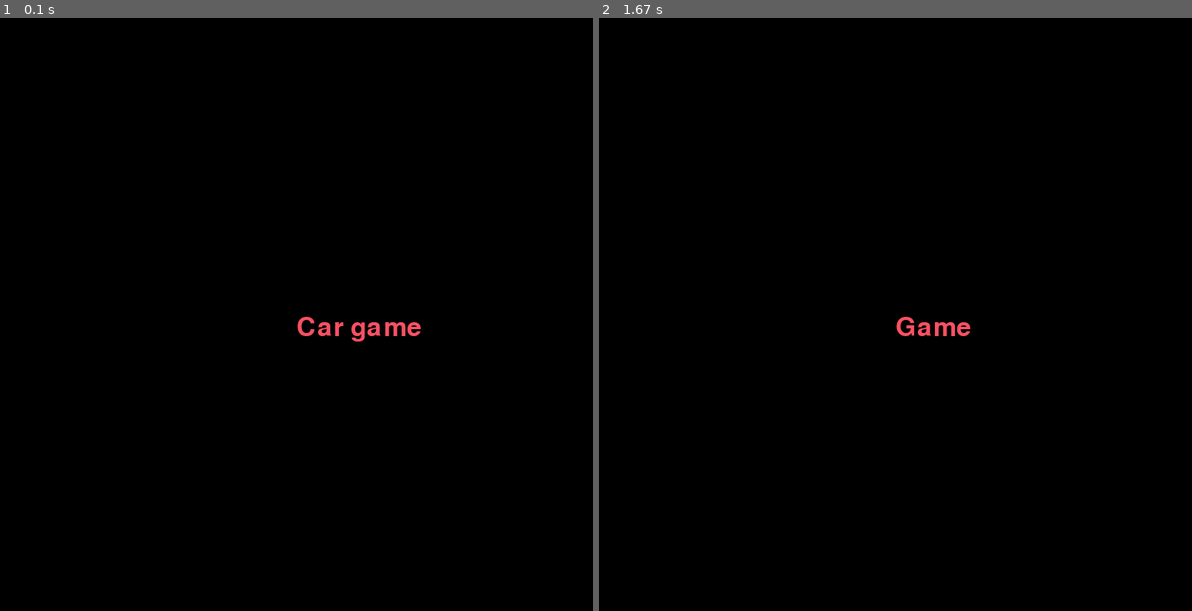
Above: before the commit, frames 1-2 (left to right).
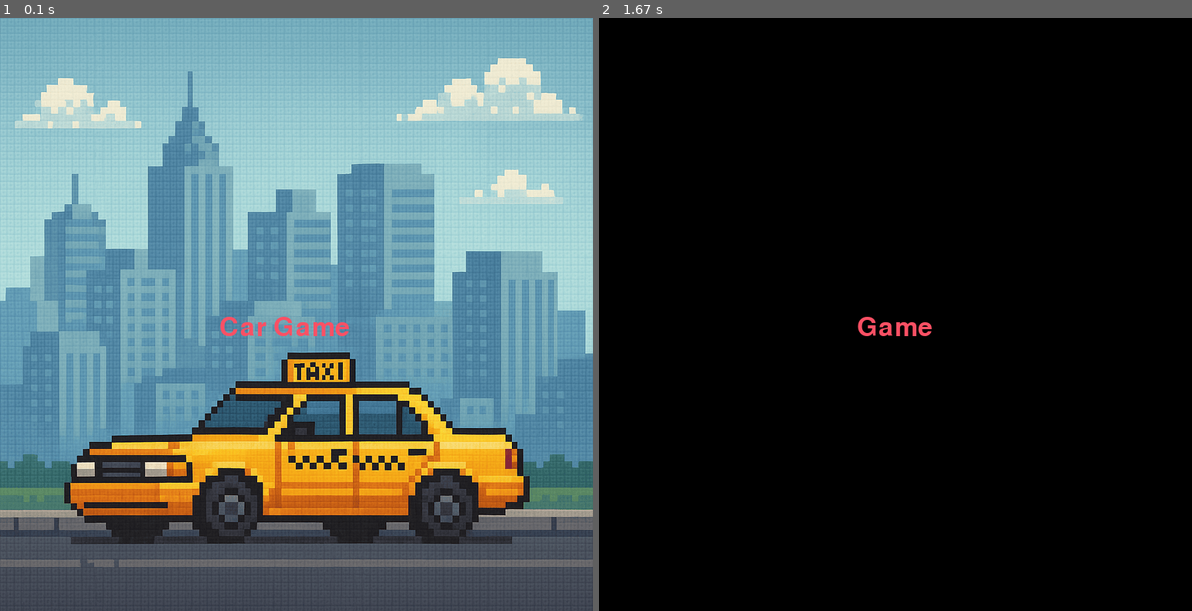
Above: after the commit, the same moments.

Repository: jirihos/UUN-Pygame-workshop
Game: pygame game, started from src/main.py
Same seed, same stepped clock (60 frames per second), same inputs: the game is played once before the commit and once after it.
Inputs (mouse positions are in pixels of both pictures, inside the frame that each line leads up to):
- Up to frame 1 (0.1 s): no input
- Up to frame 2 (1.67 s): press the mouse at (895, 314) at 0.37 s; move the mouse to (806, 267) at 0.47 s; release the mouse at (711, 225) at 0.6 s

The runs differ from the first frame. In frame 1, 100% of the frame differs, in the area x 0-100%, y 0-100%; in frame 2, 0.3%.

Commit message:
Background and play icon - fix issue with window

Diff:
--- a/src/main.py
+++ b/src/main.py
@@ -1,72 +1,55 @@
-import pygame, sys
+import pygame
+import sys
 from scenes.mainmenu import MainMenu
 from scenes.game import Game
 
-BLACK = (0,0,0)
+# Colors (not used yet, but you can use them)
+BLACK = (0, 0, 0)
+WHITE = (255, 255, 255)
+RED   = (255, 0, 0)
+GREEN = (0, 255, 0)
+BLUE  = (0, 0, 255)
 PURPLE = (150, 10, 100)
-RED = (255, 0, 0)
-GREEN = (0,255, 0)
-BLUE  = (0, 0, 255)
-WHITE = (0, 0, 0)
 
+# Dimensions and FPS
 WIDTH = 768
 HEIGHT = 768
 FPS = 45
 
-
+# Pygame initialization
 pygame.init()
-
-# Grafika!
-
-
-# Definice spritu
-
-
-# Nastaveni okna aj.
 screen = pygame.display.set_mode((WIDTH, HEIGHT))
-pygame.display.set_caption("My caption of the game")
-
-
-# hodiny - FPS CLOCK / heart rate
+pygame.display.set_caption("Rubert Car Game")
 clock = pygame.time.Clock()
 
-# Kolecke spritů
-my_sprites = pygame.sprite.Group()
-
-# start:
-running = True
-
+# ===== Scene switching =====
 current_scene = None
 def switch_to_game():
     global current_scene
     current_scene = Game(screen)
-current_scene = MainMenu(screen, lambda: switch_to_game())
 
-# cyklus udrzujici okno v chodu
+# Start the default scene (menu)
+current_scene = MainMenu(screen, switch_to_game)
+
+# ===== Main loop =====
+running = True
 while running:
-    # FPS kontrola / jeslti bezi dle rychlosti!
     dt = clock.tick(FPS)
 
-    if current_scene is not None:
-        current_scene.loop(dt)
-        continue
-
-    # Event
+    # Events
     for event in pygame.event.get():
-        # print(event) - pokud potrebujete info co se zmacklo.
         if event.type == pygame.QUIT:
             running = False
 
+        if hasattr(current_scene, "handle_event"):
+            result = current_scene.handle_event(event)
+            if result == "exit":
+                running = False
 
-    # Update
-    my_sprites.update()
+    # Logic + rendering of the current scene
+    if current_scene is not None:
+        current_scene.loop(dt)
 
-
-    # Render
-    # screen.fill(BLACK)
-    # my_sprites.draw(screen)
-    # pygame.display.flip()
-
-
-
+# Exit
 pygame.quit()
+sys.exit()
--- a/src/menubutton.py
+++ b/src/menubutton.py
@@ -1,15 +1,33 @@
 import pygame
+import os
 
 class MenuButton(pygame.sprite.Sprite):
-    def __init__(self, x, y, width, height, callback):
+    def __init__(self, x, y, callback):
         super().__init__()
-        self.image = pygame.Surface((width, height))
-        self.image.fill((200, 30, 30))
-        self.rect = self.image.get_rect()
-        self.rect.topleft = (x, y)
+        base_path = os.path.dirname(__file__)
+        self.image_idle = pygame.image.load(os.path.join(base_path, "tiles/menu/arrow_decorative_e_green.png")).convert_alpha()
+        self.image_hover = pygame.image.load(os.path.join(base_path, "tiles/menu/arrow_decorative_e_yellow.png")).convert_alpha()
+        self.image_click = pygame.image.load(os.path.join(base_path, "tiles/menu/arrow_decorative_e_grey.png")).convert_alpha()
+
+        self.image = self.image_idle
+        self.rect = self.image.get_rect(center=(x, y))
+
         self.callback = callback
+        self.clicked = False
 
     def update(self):
-        left_mouse_btn = pygame.mouse.get_pressed()[0]
-        if left_mouse_btn and self.rect.collidepoint(pygame.mouse.get_pos()):
-            self.callback()
+        mouse_pos = pygame.mouse.get_pos()
+        mouse_pressed = pygame.mouse.get_pressed()[0]
+
+        if self.rect.collidepoint(mouse_pos):
+            if mouse_pressed:
+                self.image = self.image_click
+                if not self.clicked:
+                    self.clicked = True
+                    self.callback()
+            else:
+                self.image = self.image_hover
+                self.clicked = False
+        else:
+            self.image = self.image_idle
+            self.clicked = False
--- a/src/scenes/game.py
+++ b/src/scenes/game.py
@@ -1,22 +1,21 @@
 import pygame
+import sys
 
 class Game():
     def __init__(self, screen: pygame.Surface):
         self.screen = screen
 
+    def handle_event(self, event):
+        if event.type == pygame.QUIT:
+            return "exit"
+
     def loop(self, dt):
-        # Event
-        for event in pygame.event.get():
-            if event.type == pygame.QUIT:
-                pygame.quit()
-                # TODO
-
         # Update
         myfont = pygame.font.SysFont("None", 50)
-        text = myfont.render(f"Game", True, (250,80,100))
+        text = myfont.render("Game", True, (250, 80, 100))
 
         # Render
         self.screen.fill((0, 0, 0))
-        self.screen.blit(text, (self.screen.get_width()/2, self.screen.get_height()/2))
+        self.screen.blit(text, (self.screen.get_width() // 2 - 50, self.screen.get_height() // 2))
 
         pygame.display.flip()
--- a/src/scenes/mainmenu.py
+++ b/src/scenes/mainmenu.py
@@ -1,42 +1,49 @@
 import pygame
 from menubutton import MenuButton
+import os
 
 class MainMenu():
     def __init__(self, screen: pygame.Surface, switch_to_game):
         self.intro_timer = 1000
         self.screen = screen
+        self.switch_to_game = switch_to_game
+
+        # Load background image
+        base_path = os.path.dirname(__file__)
+        self.background = pygame.image.load(os.path.join(base_path, "../tiles/menu/background.png")).convert()
+
+        # Buttons
         self.buttons = pygame.sprite.Group()
-        self.buttons.add(MenuButton(self.screen.get_width()/2, self.screen.get_height()/2, 100, 50, lambda: self.start_game()))
-        self.switch_to_game = switch_to_game
+        self.buttons.add(MenuButton(
+            self.screen.get_width() // 2,
+            self.screen.get_height() // 2,
+            lambda: self.start_game()
+        ))
 
     def start_game(self):
         self.switch_to_game()
 
+    def handle_event(self, event):
+        pass
+
     def loop(self, dt):
-        # Event
-        for event in pygame.event.get():
-            if event.type == pygame.QUIT:
-                pygame.quit()
-                # TODO
-
         # Update
         self.intro_timer -= dt
-
-        myfont = pygame.font.SysFont("None", 50)
-        text = myfont.render(f"Car game", True, (250,80,100))
 
         intro = self.intro_timer > 0
         menu = not intro
 
         self.buttons.update()
 
-        # Render
-        self.screen.fill((0, 0, 0))
+        # Render background image
+        self.screen.blit(self.background, (0, 0))
+
         if intro:
-            self.screen.blit(text, (self.screen.get_width()/2, self.screen.get_height()/2))
+            myfont = pygame.font.SysFont("None", 50)
+            text = myfont.render("Car Game", True, (250, 80, 100))
+            self.screen.blit(text, (self.screen.get_width() // 2 - 100, self.screen.get_height() // 2))
 
         if menu:
             self.buttons.draw(self.screen)
 
-
         pygame.display.flip()
Binary file added: src/Tiles/menu/arrow_decorative_e_green.png
Binary file added: src/Tiles/menu/arrow_decorative_e_grey.png
Binary file added: src/Tiles/menu/arrow_decorative_e_yellow.png
Binary file added: src/Tiles/menu/background.png
